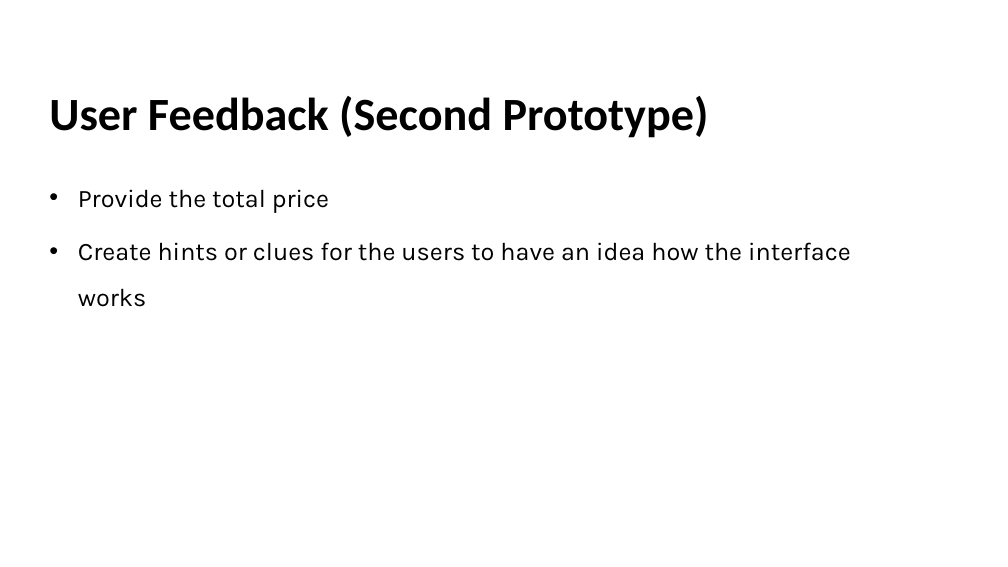
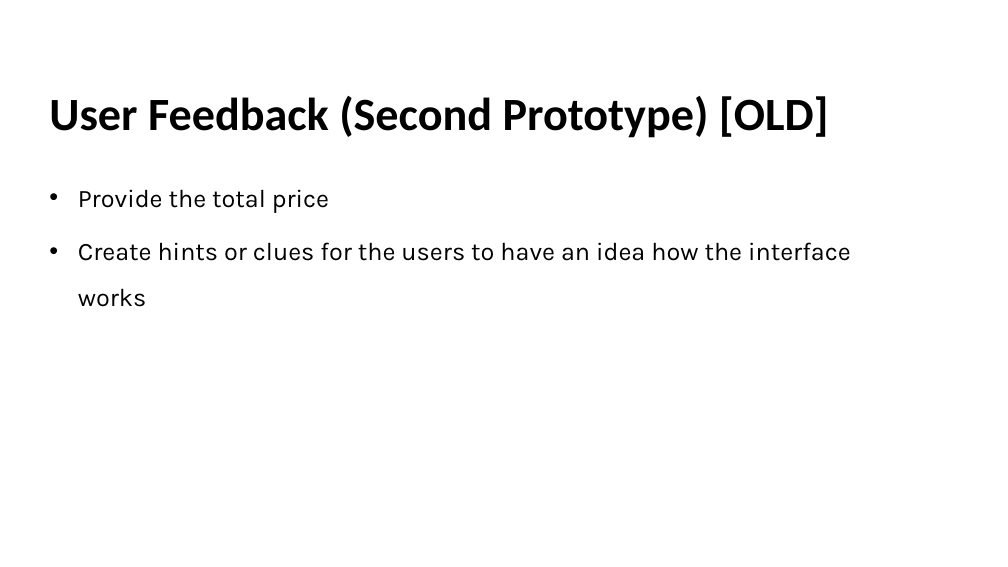
Before and after one commit to dbeler2/userdessf181-A1-dbeler2-jbermudo, a slide deck: slide 24 of userdes.pptx (slide 21 before the commit). Drawn at 1008x567 pixels with LibreOffice and Linux fonts; fonts in the diff are those of the drawing. Boxes give left, top, right and bottom in pixels: in the first picture for what was removed or moved away, otherwise in the second. Text is boxed around its words. In the diff, an @@ line names an element or a change of style, - is before the commit and + after.

```diff
--- a/userdes.pptx
+++ b/userdes.pptx
@@ text at box(49, 96, 829, 138): text changed @@
-User Feedback (Second Prototype)
+User Feedback (Second Prototype) [OLD]
```
Also in this commit, not shown: 1 other slide changed, 4 slides added.
